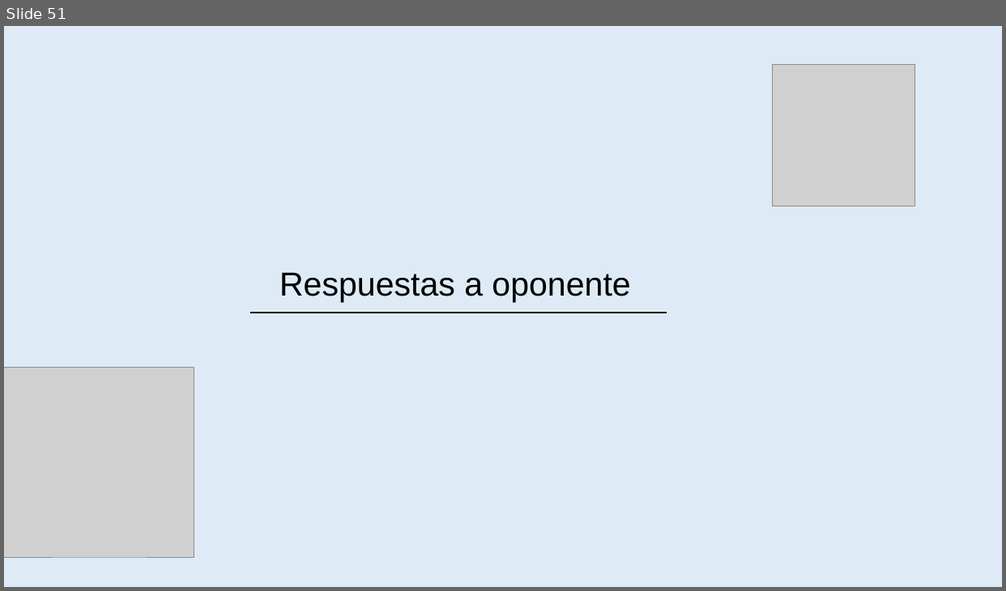
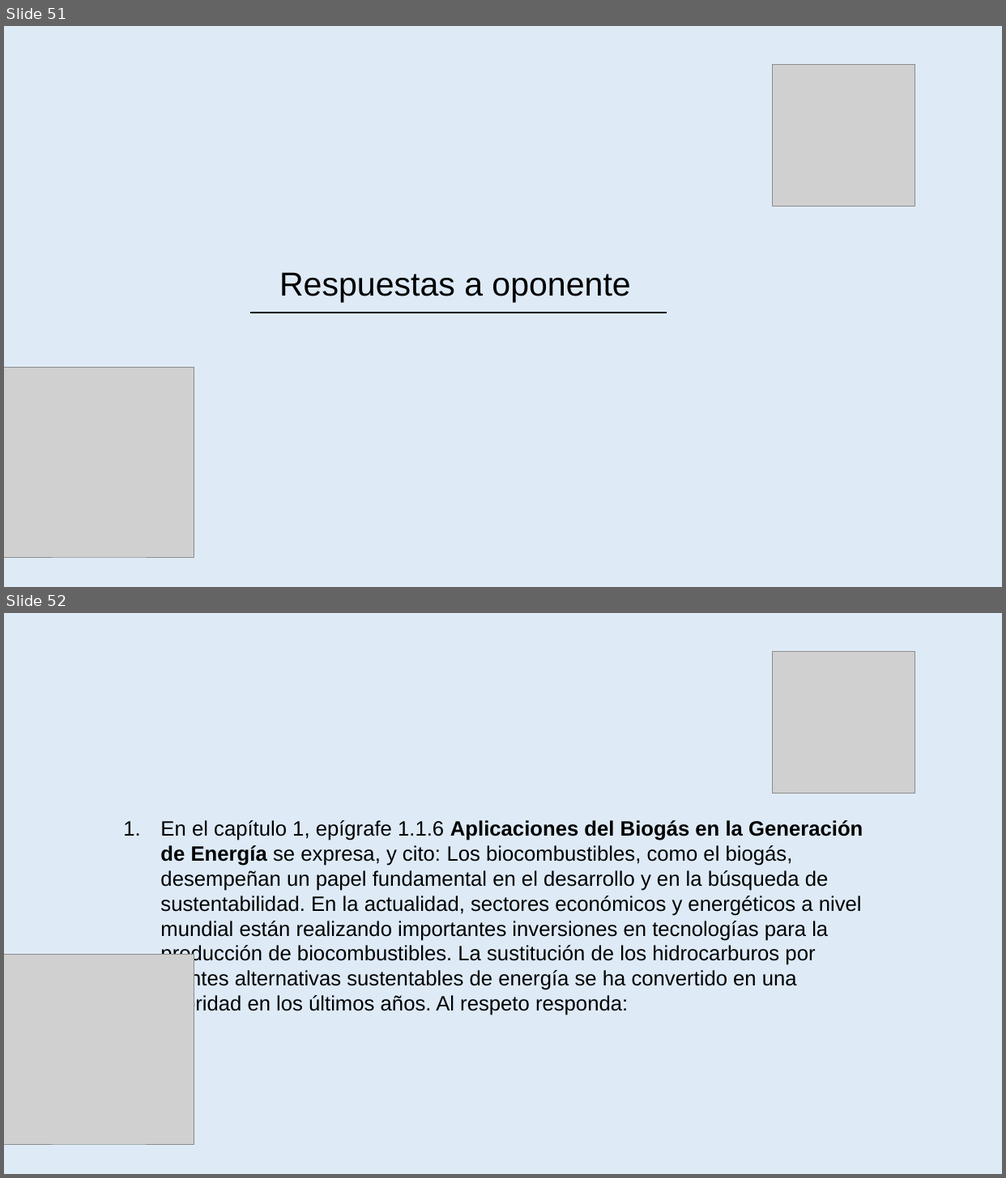
Before and after one commit to amypadron/prower_tesis, a slide deck: Digestión anaerobía.Original.pptx. Shown one above the other, each under a label of ours: slide 51 before the commit, slides 51 and 52 after it. The pictures are 1006x591 and 1006x1178 pixels, drawn with LibreOffice and Linux fonts; fonts in the diff are those of the drawing; grey boxes stand for pictures. Boxes give left, top, right and bottom in pixels: in the first picture for what was removed or moved away, otherwise in the second. Text is boxed around its words. In the diff, an @@ line names an element or a change of style, - is before the commit and + after.

```diff
--- a/Digestión anaerobía.Original.pptx
+++ b/Digestión anaerobía.Original.pptx
@@ slide 52 added at [4, 613, 1002, 1174], background #DEEBF7 @@
@@ picture added at [773, 651, 915, 794] @@
@@ text added at [160, 820, 863, 1016], 20 pt, text #000000 @@
+1. En el capítulo 1, epígrafe 1.1.6 Aplicaciones del Biogás en la Generación de Energía se expresa, y cito: Los biocombustibles, como el biogás, desempeñan un papel fundamental en el desarrollo y en la búsqueda de sustentabilidad. En la actualidad, sectores económicos y energéticos a nivel mundial están realizando importantes inversiones en tecnologías para la producción de biocombustibles. La sustitución de los hidrocarburos por fuentes alternativas sustentables de energía se ha convertido en una prioridad en los últimos años. Al respeto responda:
@@ picture added at [4, 954, 194, 1144] @@
```
Also in this commit, not shown: 1 slide changed, 19 other slides added.
